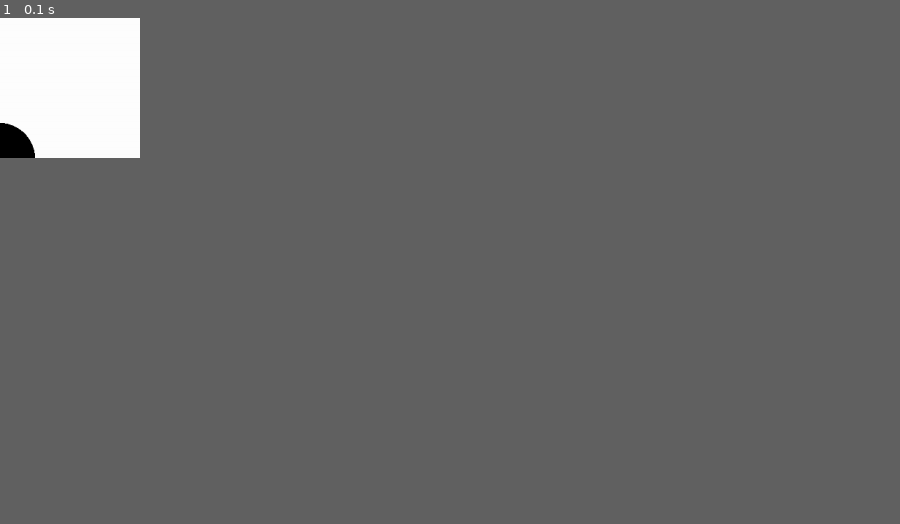
Above: before the commit, frame 1.
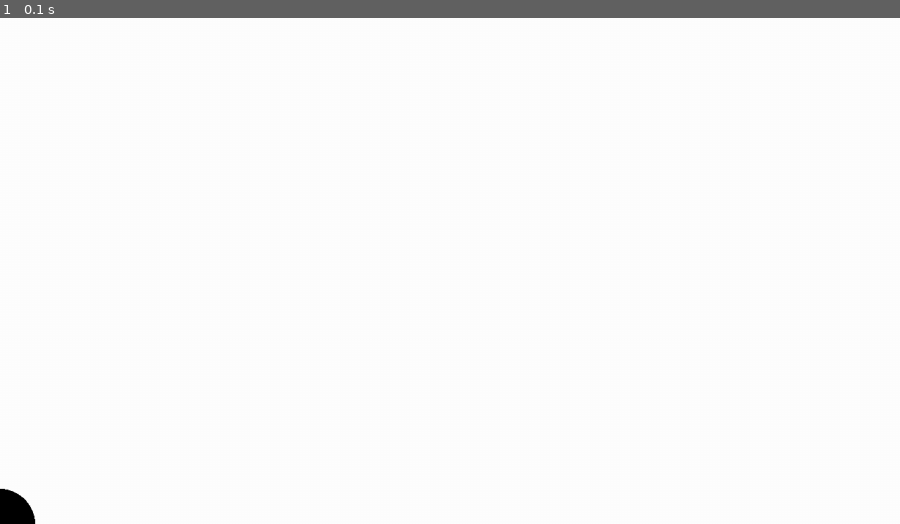
Above: after the commit, the same moment.

Repository: icedemon099/Platformer
Game: pygame game, started from Main.py
Two runs of this game, one before a commit and one after it. Both use one fixed random seed, a clock stepped at 60 frames per second and the inputs below.
Inputs:
- Up to frame 1 (0.1 s): no input
In our replay, the window is 140x140 before the commit and 900x506 after it. These sizes can differ from the game's own. Grey fills any space a smaller window leaves; there, only what the larger window draws over its background counts as a difference.

The runs differ from the first frame. In frame 1, 0.4% of the frame differs, in the area x 0-4%, y 20-100%.

Commit message:
Screen now adapts to size

Diff:
--- a/Jumper.py
+++ b/Jumper.py
@@ -4,10 +4,13 @@
 class Jumper():
     _registry = []
     _fps = None
-
+    _sw = None
+    _sh = None
     def __init__(self, fps, width, length):
         self._registry.append(self)
         self._fps = fps
+        self._sw = pygame.display.Info().current_w
+        self._sh = pygame.display.Info().current_h
         self.delta = 1/fps
         self.x = 0
         self.y = 0
@@ -48,4 +51,4 @@
             self.yspeed = self.maxspeed
 
     def render(self, screen): #Call this in the Main update loop. It should draw the object to the screen
-        pygame.draw.circle(screen, (0, 0, 0), (round(self.x), 200-round(self.y)), self.width)
+        pygame.draw.circle(screen, (0, 0, 0), (round(self.x), self._sh-round(self.y)), self.width)
--- a/Main.py
+++ b/Main.py
@@ -10,7 +10,10 @@
 
 # Setup game
 pygame.init()
-screen = pygame.display.set_mode((200,200))
+info = pygame.display.Info()
+sw = info.current_w
+sh = info.current_h
+screen = pygame.display.set_mode((sw,sh))
 
 fps = 30
 
